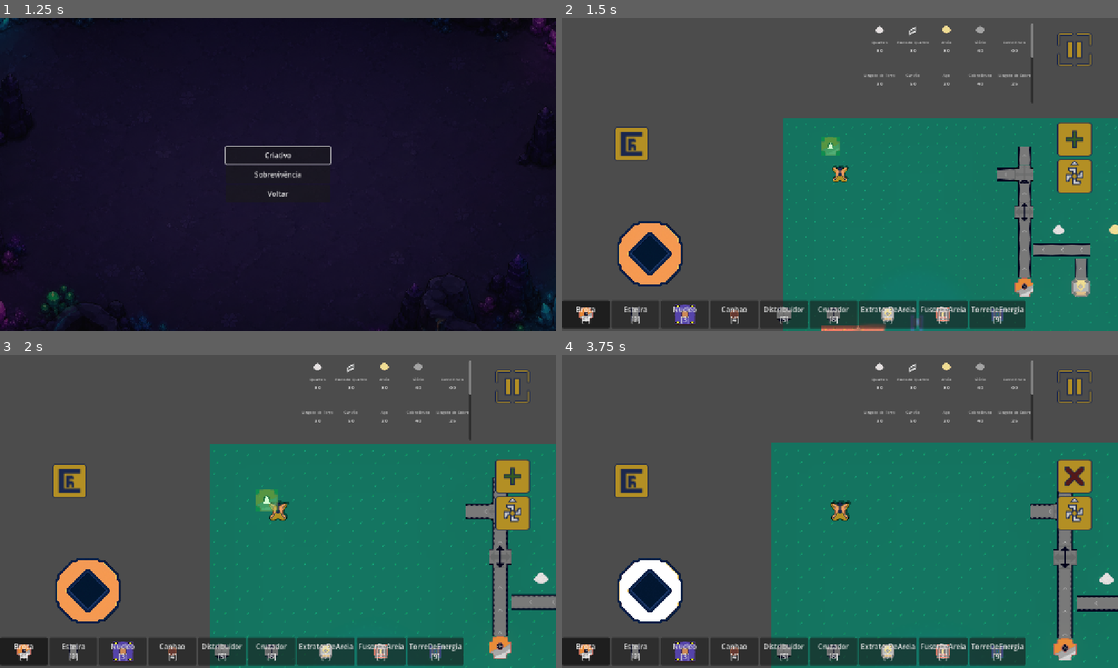
Above: before the commit, frames 1-4 (two rows, left to right).
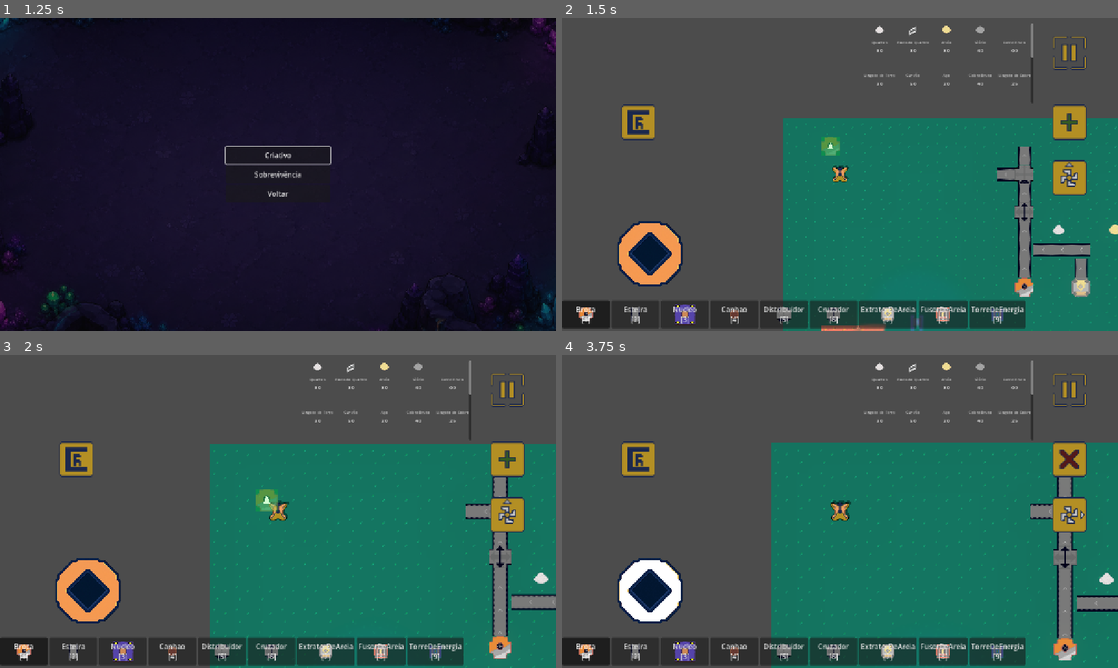
Above: after the commit, the same moments.

Repository: christianfelipesf/Factolyth
Game: Godot game, scene res://scenes/main.tscn
Same seed, same stepped clock (60 frames per second), same inputs: the game is played once before the commit and once after it. Sound files missing from this copy of the repository are replaced by a short silence.
Inputs (mouse positions are in pixels of both pictures, inside the frame that each line leads up to; where the layout moved, square brackets give the same spot in the first picture):
- Up to frame 1 (1.25 s): click "Novo Jogo" at 0.5 s
- Up to frame 2 (1.5 s): click "Criativo" at 1.25 s
- Up to frame 3 (2 s): no input
- Up to frame 4 (3.75 s): click (1067, 458) [1073, 477] at 2 s; click (1067, 514) [1073, 514] at 2.75 s; click (650, 589) at 3.5 s

Frame 1 is identical in both runs. In frame 2, 2.9% of the frame differs, in the area x 9-96%, y 4-57%; in frame 3, 2.9%; in frame 4, 3.0%.

Commit message:
wadwa
dwadwad

Diff:
--- a/scenes/playerui.tscn
+++ b/scenes/playerui.tscn
@@ -164,12 +164,13 @@
 anchors_preset = 1
 anchor_left = 1.0
 anchor_right = 1.0
-offset_left = -140.0
-offset_top = 33.0
-offset_right = -108.0
-offset_bottom = 65.0
-grow_horizontal = 0
-scale = Vector2(2.5, 2.5)
+offset_left = -127.99988
+offset_top = 64.0
+offset_right = -95.99988
+offset_bottom = 96.0
+grow_horizontal = 0
+scale = Vector2(2.5, 2.5)
+pivot_offset = Vector2(16, 16)
 texture_normal = ExtResource("3_dljgg")
 texture_pressed = ExtResource("11_askhd")
 texture_hover = ExtResource("10_dljgg")
@@ -180,12 +181,13 @@
 anchors_preset = 4
 anchor_top = 0.5
 anchor_bottom = 0.5
-offset_left = 120.0
-offset_top = -110.0
-offset_right = 152.0
-offset_bottom = -78.0
-grow_vertical = 2
-scale = Vector2(2.5, 2.5)
+offset_left = 160.0
+offset_top = -136.0
+offset_right = 192.0
+offset_bottom = -104.0
+grow_vertical = 2
+scale = Vector2(2.5, 2.5)
+pivot_offset = Vector2(16, 16)
 texture_normal = ExtResource("14")
 texture_pressed = ExtResource("15_ja40u")
 texture_hover = ExtResource("12_1scfi")
@@ -198,13 +200,14 @@
 anchor_top = 0.5
 anchor_right = 1.0
 anchor_bottom = 0.5
-offset_left = -140.0
-offset_top = -121.0
-offset_right = -108.0
-offset_bottom = -89.0
-grow_horizontal = 0
-grow_vertical = 2
-scale = Vector2(2.5, 2.5)
+offset_left = -128.0
+offset_top = -136.0
+offset_right = -96.0
+offset_bottom = -104.0
+grow_horizontal = 0
+grow_vertical = 2
+scale = Vector2(2.5, 2.5)
+pivot_offset = Vector2(16, 16)
 texture_normal = ExtResource("15")
 texture_pressed = ExtResource("19_0obgm")
 texture_hover = ExtResource("15_vkll4")
@@ -217,13 +220,14 @@
 anchor_top = 0.5
 anchor_right = 1.0
 anchor_bottom = 0.5
-offset_left = -140.0
-offset_top = -36.0
-offset_right = -108.0
-offset_bottom = -4.0
-grow_horizontal = 0
-grow_vertical = 2
-scale = Vector2(2.5, 2.5)
+offset_left = -128.0
+offset_top = -8.0
+offset_right = -96.0
+offset_bottom = 24.0
+grow_horizontal = 0
+grow_vertical = 2
+scale = Vector2(2.5, 2.5)
+pivot_offset = Vector2(16, 16)
 texture_normal = ExtResource("20")
 texture_pressed = ExtResource("23_6m0y3")
 texture_hover = ExtResource("18_ofaog")
@@ -236,13 +240,14 @@
 anchor_top = 1.0
 anchor_right = 1.0
 anchor_bottom = 1.0
-offset_left = -220.0
-offset_top = -200.0
-offset_right = -188.0
-offset_bottom = -168.0
-grow_horizontal = 0
-grow_vertical = 0
-scale = Vector2(2.5, 2.5)
+offset_left = -224.0
+offset_top = -144.0
+offset_right = -192.0
+offset_bottom = -112.0
+grow_horizontal = 0
+grow_vertical = 0
+scale = Vector2(2.5, 2.5)
+pivot_offset = Vector2(16, 16)
 texture_normal = ExtResource("21")
 texture_pressed = ExtResource("27_340mm")
 texture_hover = ExtResource("21_a4h0j")
@@ -255,17 +260,19 @@
 anchor_top = 1.0
 anchor_right = 1.0
 anchor_bottom = 1.0
-offset_left = -132.0
-offset_top = -200.0
-offset_right = -100.0
-offset_bottom = -168.0
-grow_horizontal = 0
-grow_vertical = 0
-scale = Vector2(2.5, 2.5)
+offset_left = -128.0
+offset_top = -144.0
+offset_right = -96.0
+offset_bottom = -112.0
+grow_horizontal = 0
+grow_vertical = 0
+scale = Vector2(2.5, 2.5)
+pivot_offset = Vector2(16, 16)
 texture_normal = ExtResource("22")
 texture_pressed = ExtResource("31_j7gdr")
 texture_hover = ExtResource("24_5uidv")
 script = ExtResource("19")
 
 [node name="CraftingHUD" parent="UI" unique_id=172839456 instance=ExtResource("11_g6y3g")]
-layout_mode = 1
+visible = false
+layout_mode = 1
--- a/scripts/botao_rotacionar.gd
+++ b/scripts/botao_rotacionar.gd
@@ -1,6 +1,7 @@
 extends TextureButton
 
 const CLIQUE = preload("res://sound/click.mp3")
+const DURACAO_GIRO := 0.15
 
 var _audio_click: AudioStreamPlayer
 
@@ -17,3 +18,9 @@
 	var cursor = get_tree().root.find_child("Marker2D", true, false)
 	if cursor != null and cursor.has_method("rotacionar"):
 		cursor.rotacionar()
+		_animar_rotacao()
+
+
+func _animar_rotacao() -> void:
+	var tween = create_tween().set_trans(Tween.TRANS_QUINT).set_ease(Tween.EASE_OUT)
+	tween.tween_property(self, "rotation", rotation + deg_to_rad(90.0), DURACAO_GIRO)
--- a/scripts/cursor.gd
+++ b/scripts/cursor.gd
@@ -177,6 +177,8 @@
 	_grid_module.recriar_indicador(_tamanho_grid_atual)
 	rotation_atual = 0.0
 	_ultima_posicao_colocacao = Vector2.INF
+	if _botao_rotacionar != null:
+		_botao_rotacionar.rotation = 0.0
 	_preview_module.atualizar_preview_visual()
 
 
Binary file changed: images/ui/hover/rotacionar_bloco.png
Not shown, changed: public/index.html
Not shown, changed: public/index.pck
